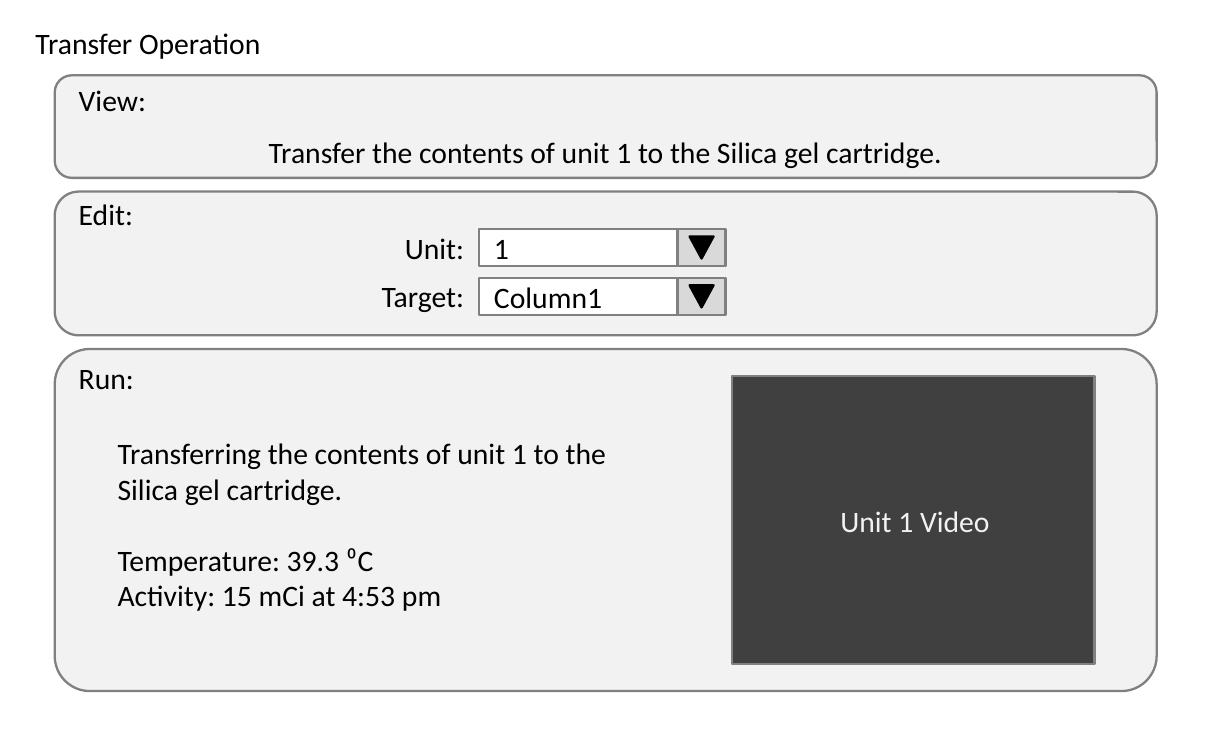
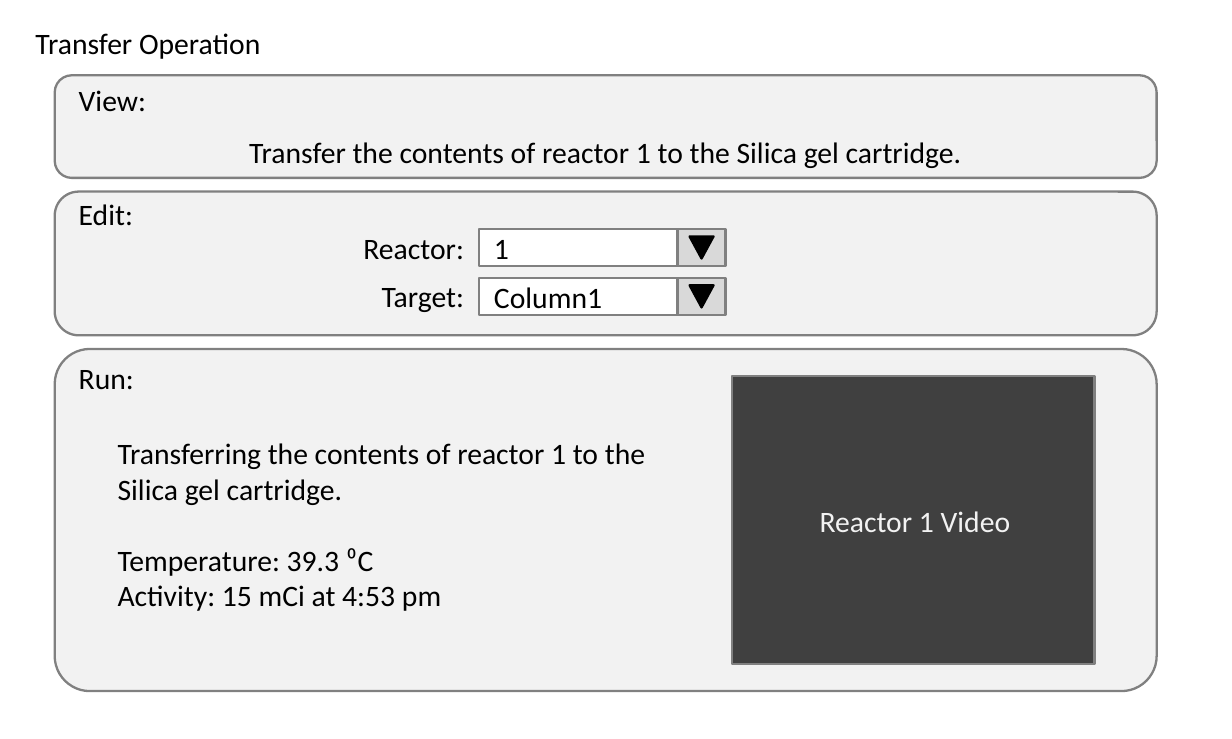
Before and after one commit to michaelvandam/elixys, a slide deck: slide 37 of doc/ElixysUserInterfaceWireframes.pptx. Drawn at 1232x739 pixels with LibreOffice and Linux fonts; fonts in the diff are those of the drawing. Boxes give left, top, right and bottom in pixels: in the first picture for what was removed or moved away, otherwise in the second. Text is boxed around its words. In the diff, an @@ line names an element or a change of style, - is before the commit and + after.

```diff
--- a/doc/ElixysUserInterfaceWireframes.pptx
+++ b/doc/ElixysUserInterfaceWireframes.pptx
@@ text at box(249, 142, 961, 168): text changed @@
-Transfer the contents of unit 1 to the Silica gel cartridge.
+Transfer the contents of reactor 1 to the Silica gel cartridge.
@@ text at box(363, 240, 464, 260): text changed @@
-Unit:
+Reactor:
@@ text at box(118, 443, 645, 505): text changed @@
-Transferring the contents of unit 1 to the Silica gel cartridge.
+Transferring the contents of reactor 1 to the Silica gel cartridge.
@@ text at box(820, 511, 1011, 532): text changed @@
-Unit 1 Video
+Reactor 1 Video
```
Also in this commit, not shown: 11 other slides changed, 1 other file.
